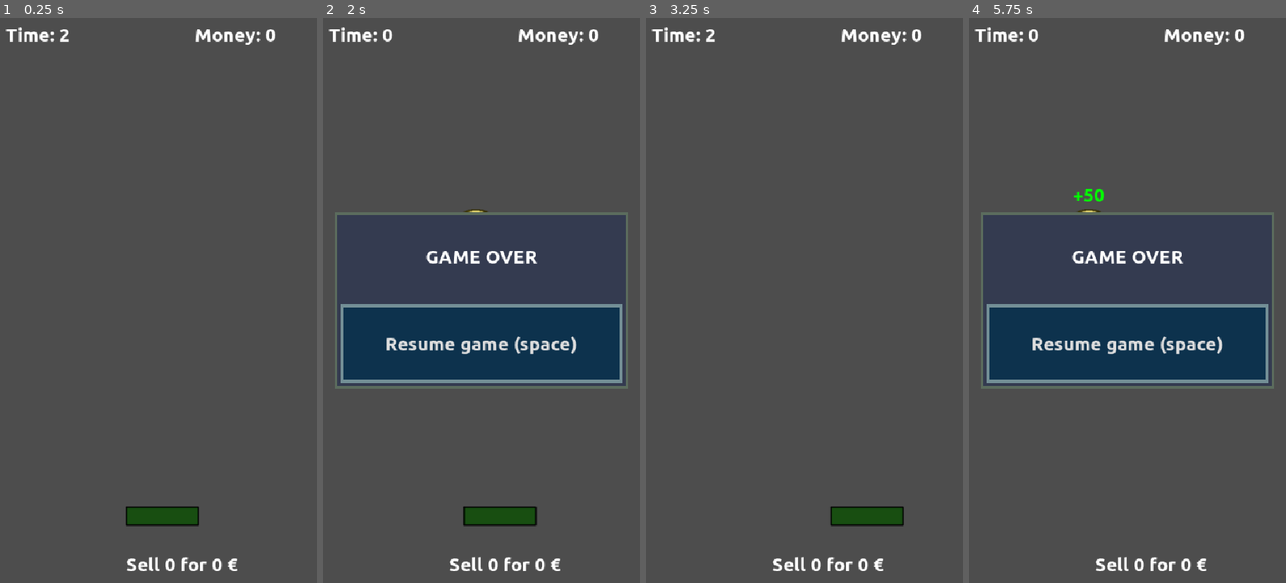
Above: before the commit, frames 1-4 (left to right).
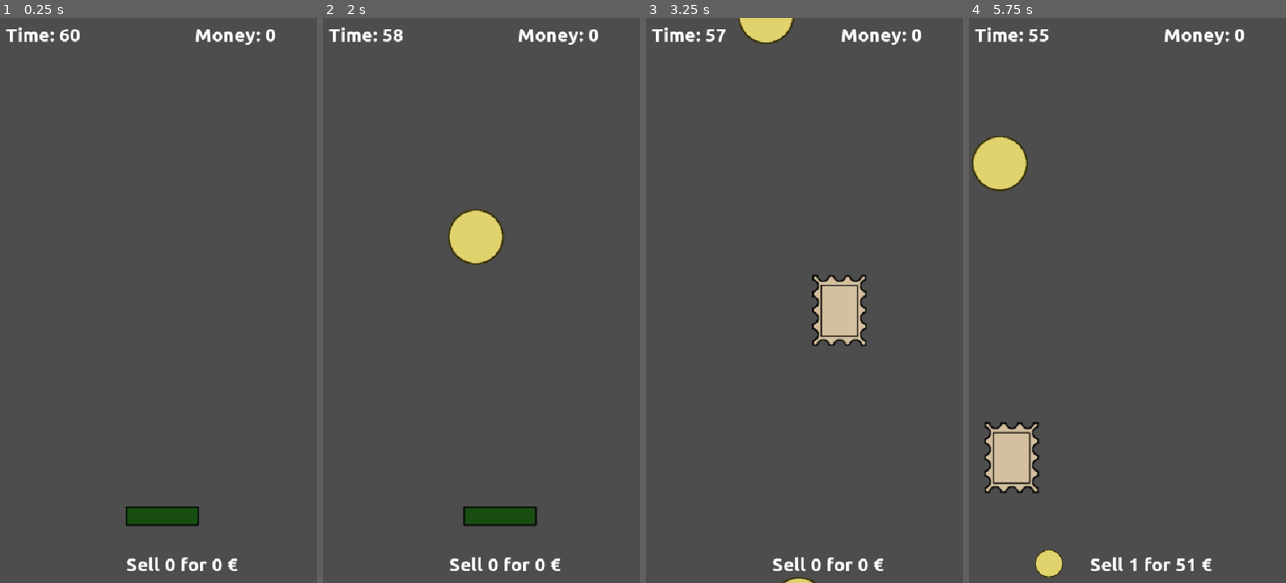
Above: after the commit, the same moments.

Repository: moisesjbc/la-kolektanto
Game: Godot game, scene res://gameplay/main/main.tscn
The game is run twice, just before and just after one commit, with the same random seed, the same clock (stepped at 60 frames per second) and the same inputs.
Inputs:
- Up to frame 1 (0.25 s): no input
- Up to frame 2 (2 s): tap Enter at 0.5 s; hold Right (ui_right) 0.53-1.28 s; tap Space at 0.77, 1.52 s; hold Left (ui_left) from 1.28 s (still down)
- Up to frame 3 (3.25 s): release Left (ui_left) at 2.03 s; hold Right (ui_right) from 2.03 s (still down); tap Space at 3.02 s
- Up to frame 4 (5.75 s): release Right (ui_right) at 3.53 s; hold Left (ui_left) from 3.53 s (still down); tap Space at 3.77, 4.52 s

The runs differ from the first frame. In frame 1, 0.1% of the frame differs, in the area x 18-26%, y 2-5%; in frame 2, 29%; in frame 3, 3.4%; in frame 4, 33%, in the area x 0-97%, y 2-99%.

Commit message:
Adjust game countdown

Diff:
--- a/godot-project/gameplay/main/main.gd
+++ b/godot-project/gameplay/main/main.gd
@@ -3,7 +3,7 @@
 signal time_elapsed(seconds_left: int)
 signal game_over
 
-var seconds_left: int = 2
+var seconds_left: int = 60
 
 
 func _on_countdown_timer_timeout() -> void:
